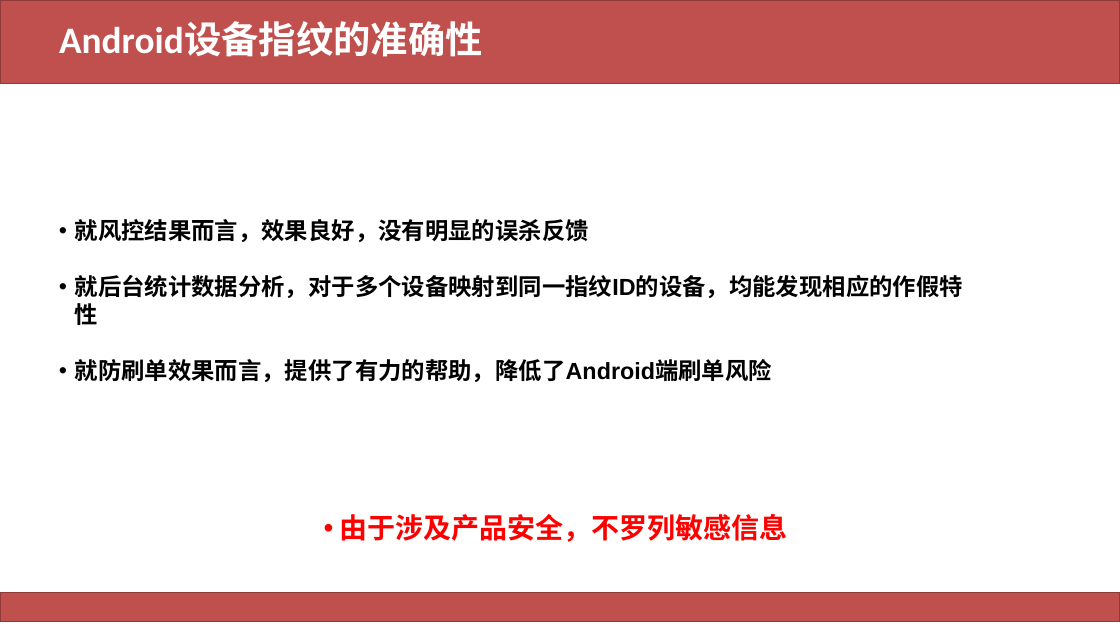
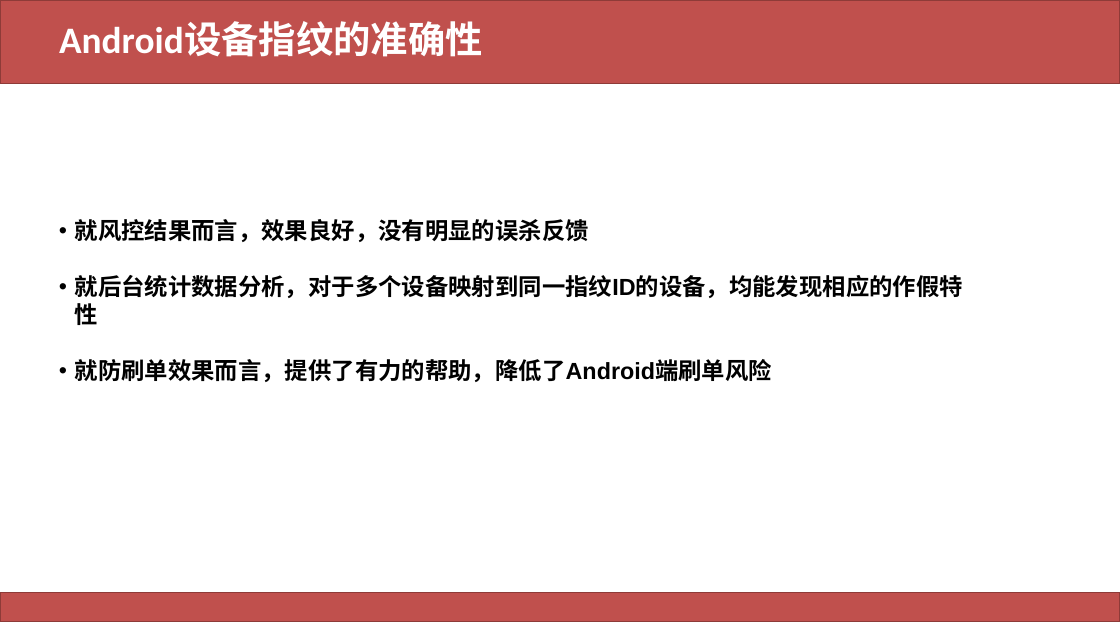
Before and after one commit to happylishang/happylishang.github.io, a slide deck: slide 9 of _posts/升级/2019/H4186-李尚-2019-升级答辩PPT .pptx (slide 11 before the commit). Drawn at 1120x630 pixels with LibreOffice and Linux fonts; fonts in the diff are those of the drawing. Boxes give left, top, right and bottom in pixels: in the first picture for what was removed or moved away, otherwise in the second. Text is boxed around its words. In the diff, an @@ line names an element or a change of style, - is before the commit and + after.

```diff
--- a/_posts/升级/2019/H4186-李尚-2019-升级答辩PPT .pptx
+++ b/_posts/升级/2019/H4186-李尚-2019-升级答辩PPT .pptx
@@ text removed at bbox=[339, 514, 787, 542] @@
-• 由于涉及产品安全，不罗列敏感信息
```
Also in this commit, not shown: 2 other slides changed, 3 slides added, 6 slides removed, 2 other files.
